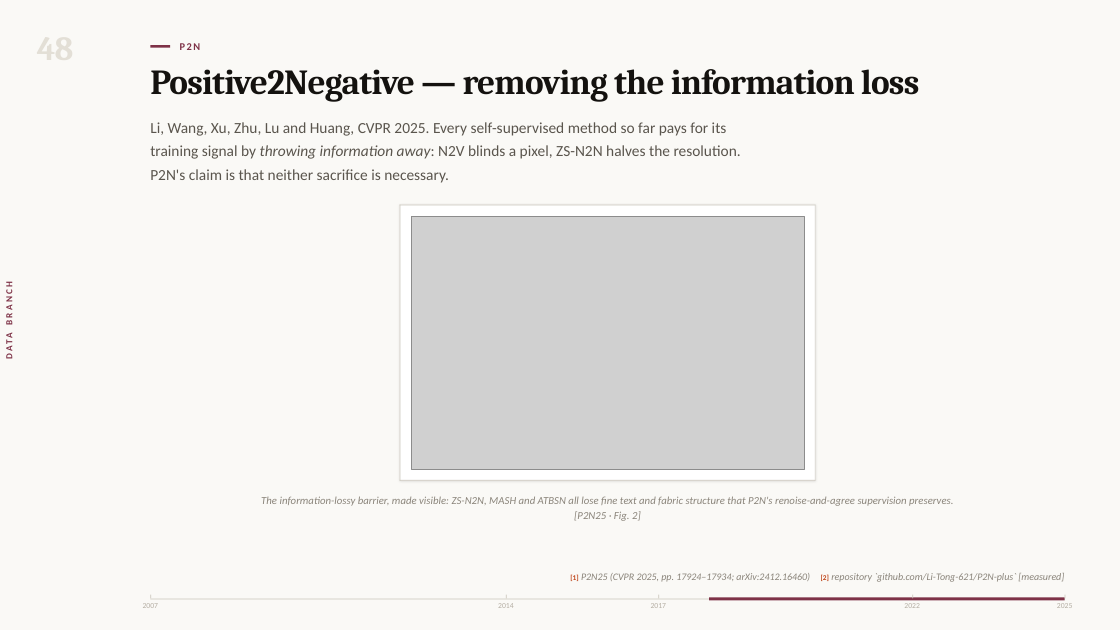
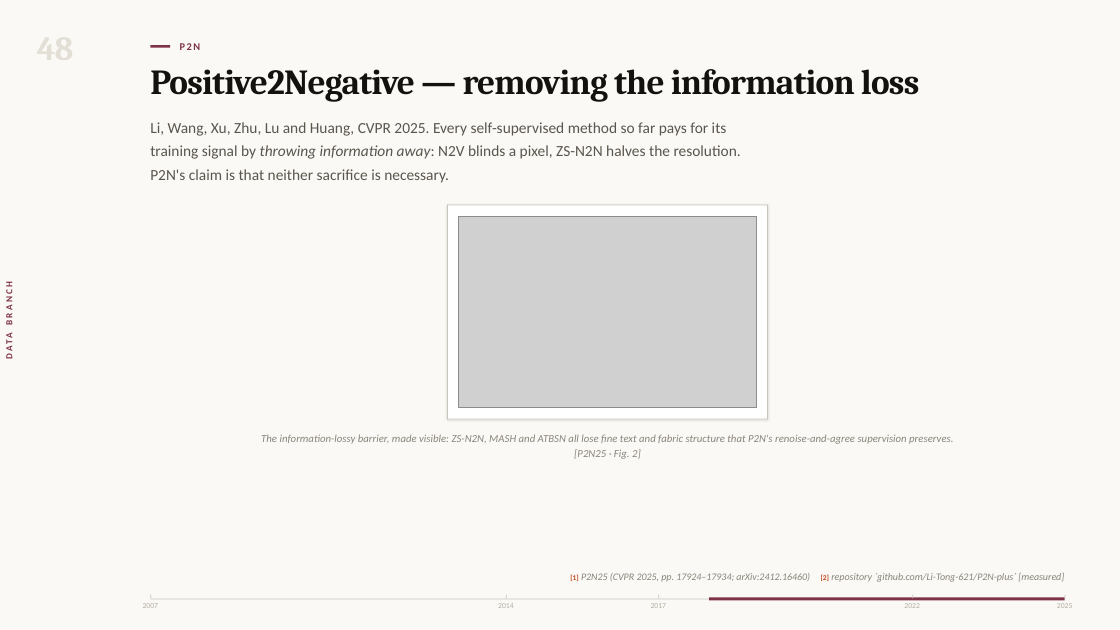
Before and after one commit to NavidZareSWE/DnCNN-Foundations-to-State-of-the-Art, a slide deck: slide 57 of docs/Stage 3/1-deliverable/Stage3_Master_Deck.pptx. Drawn at 1120x630 pixels with LibreOffice and Linux fonts; fonts in the diff are those of the drawing; grey boxes stand for pictures. Boxes give left, top, right and bottom in pixels: in the first picture for what was removed or moved away, otherwise in the second. Text is boxed around its words. In the diff, an @@ line names an element or a change of style, - is before the commit and + after.

```diff
--- a/docs/Stage 3/1-deliverable/Stage3_Master_Deck.pptx
+++ b/docs/Stage 3/1-deliverable/Stage3_Master_Deck.pptx
@@ rectangle: place and size @@
-rectangle at (400,205,816,206)
+rectangle at (447,205,768,206)
@@ rectangle: place and size @@
-rectangle at (400,205,816,481)
+rectangle at (447,205,768,420)
@@ rectangle: place and size @@
-rectangle at (400,205,401,481)
+rectangle at (447,205,448,420)
@@ rectangle: place and size @@
-rectangle at (815,205,816,481)
+rectangle at (767,205,768,420)
@@ picture: place and size @@
-picture at (411,216,804,469)
+picture at (459,216,756,408)
@@ rectangle: place and size @@
-rectangle at (400,480,816,481)
+rectangle at (447,418,768,419)
@@ text "The information-lossy barrier, made visible: ...": place and size @@
-text "The information-lossy barrier, made visible: ..." at (261,496,953,521)
+text "The information-lossy barrier, made visible: ..." at (261,434,953,459)
```
Also in this commit, not shown: 33 other slides changed, 3 slides added, 5 other files.
